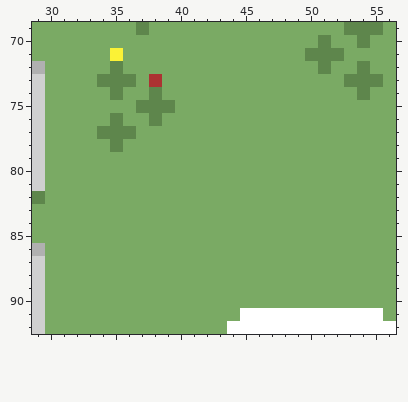
A pixel-art file gets an edit: Art Assets/Aseprite Files/experiment-3.aseprite. This is how it looked before the edit.
220x178 pixels, 1 frame. Colours within 5 levels of each other are drawn and written as one. Shown: x 29..56, y 69..92.
The same view after the edit:
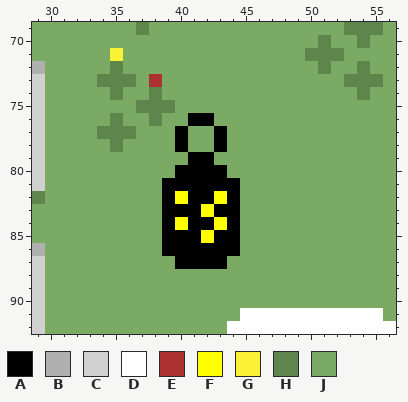
Palette (. is transparent): A #000000  B #b0b0b0  C #d0d0d0  D #ffffff  E #ac3232  F #ffff00  G #fbf236  H #5e864c  J #7aaa64
What changed:
Layer "Front":
The author changed colour J to colour A in row 76 at x 41 to 42; in rows 77 to 78 at x 40 and 43; in row 79 at x 41 to 42; in row 80 at x 40 to 43; in row 81 at x 39 to 44; in row 82 at x 39, 41 to 42 and 44.
The author changed colour J to colour A in row 83 at x 39 to 41 and 43 to 44; in row 84 at x 39, 41 to 42 and 44; in row 85 at x 39 to 41 and 43 to 44; in row 86 at x 39 to 44; in row 87 at x 40 to 43.
The author changed colour J to colour F in row 82 at x 40 and 43; in row 83 at x 42; in row 84 at x 40 and 43; in row 85 at x 42.
Changed places in both pictures, as pixel boxes (x1, y1, x2, y2):
changed: (162, 113, 240, 269)
